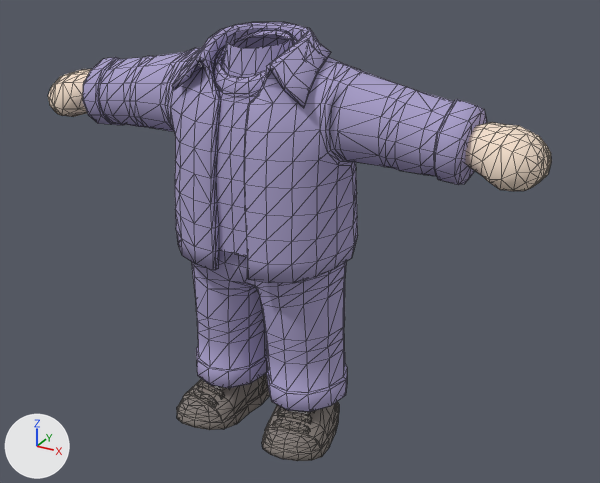
One commit to the glTF model assets/characters/street_overshirt.glb: the scene before it, then after it.
Both versions are drawn from a camera (50 mm lens) standing at (1.239, -2.038, 1.679) and looking at (0.097, 0.039, 0.641). The axes (+X, +Y, +Z) are drawn at lower left. The lights are the same throughout. The picture after the commit comes second. Mesh edges are drawn as thin lines. Vertices at exactly the same position are counted once.

In view in the first picture: 'arms', 'jacket', 'legs', 'shirt', 'shoes'.
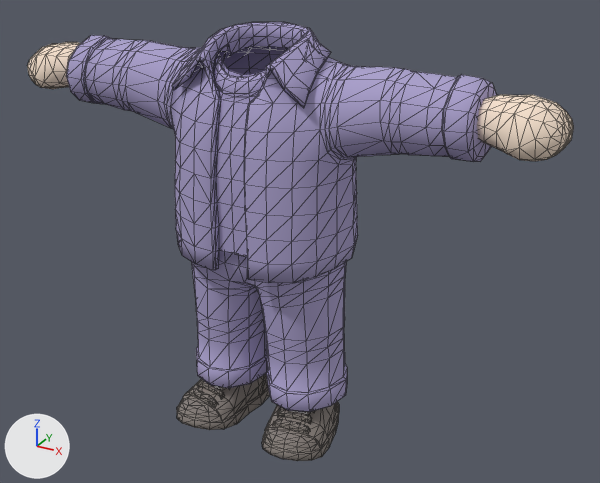
Pixel boxes [x1, y1, x2, y2] of what changed, in the pictures (600 x 483 px; the box of a moved part takes in the faces that stretch with it):
'jacket', reshaped (6% wider)
    before: [83, 22, 487, 283]
    after: [66, 22, 496, 283]
'arms', reshaped (9% wider)
    before: [48, 69, 551, 191]
    after: [27, 42, 573, 161]
'shirt', reshaped
    before: [214, 28, 297, 257]
    after: [214, 53, 266, 257]
part 1 of me_arms, moved or reshaped
    before: [48, 69, 91, 117]
    after: [27, 42, 81, 89]
part 2 of me_arms, moved or reshaped
    before: [465, 122, 551, 191]
    after: [477, 95, 573, 161]
part 3 of me_jacket, moved or reshaped
    before: [317, 62, 487, 187]
    after: [317, 62, 496, 187]
part 4 of me_jacket, moved or reshaped
    before: [83, 47, 201, 133]
    after: [66, 35, 201, 133]
part 5 of me_shirt_001, deleted (blue)
    before: [216, 28, 297, 75]

What the commit changed:
me_arms is used by ob_arms; location (0.0, 0.0, 0.0).
me_arms had 238 vertices, 448 faces and spanned x -0.82..0.82, y -0.1..0.15, z 0.94..1.1.
me_arms now has 238 vertices, 448 faces and spans x -0.87..0.87, y -0.12..0.12, z 1.03..1.18.
me_arms part 1: the loose piece of 119 vertices spanning x -0.82..-0.6, y -0.1..0.15, z 0.94..1.1 is multiplied about its middle by the matrix ((1.021, -0.012, 0.138), (0.012, 1.03, 0.001), (-0.138, 0.001, 1.021)), then moved by (-0.04, -0.03, 0.09).
me_arms part 2: the loose piece of 119 vertices spanning x 0.6..0.82, y -0.1..0.15, z 0.94..1.1 is multiplied about its middle by the matrix ((1.02, 0.013, -0.139), (-0.014, 1.03, 0.001), (0.139, 0.001, 1.021)), then moved by (0.04, -0.03, 0.09).
me_jacket is used by ob_jacket; location (0.0, 0.0, 0.0).
me_jacket had 716 vertices, 1420 faces and spanned x -0.631..0.635, y -0.213..0.213, z 0.612..1.291.
me_jacket now has 716 vertices, 1414 faces and spans x -0.666..0.666, y -0.213..0.213, z 0.612..1.291.
me_jacket part 3: 149 of 716 vertices moved; they spanned x 0.247..0.635, y -0.117..0.149, z 0.925..1.209 and now span x -0.249..0.666, y -0.12..0.148, z 0.933..1.22; mean shift (0.016, -0.02, 0.05); largest move (0.248, 0.023, 1.045) -> (-0.249, 0.018, 1.057).
me_jacket part 4: 149 of 716 vertices moved; they spanned x -0.631..-0.247, y -0.117..0.149, z 0.925..1.209 and now span x -0.666..0.249, y -0.119..0.148, z 0.933..1.22; mean shift (-0.016, -0.02, 0.05); largest move (-0.248, 0.019, 1.047) -> (0.249, 0.018, 1.057).
me_shirt_001 is used by ob_shirt; location (0.0, 0.0, 0.0).
me_shirt_001 had 159 vertices, 234 faces and spanned x -0.123..0.13, y -0.192..0.1, z 0.669..1.277.
me_shirt_001 now has 91 vertices, 122 faces and spans x -0.116..0.119, y -0.192..-0.039, z 0.669..1.224.
Part 5, on me_shirt_001:
68 vertices are removed from x -0.123..0.13, y -0.114..0.1, z 1.206..1.277.
112 faces are deleted.
